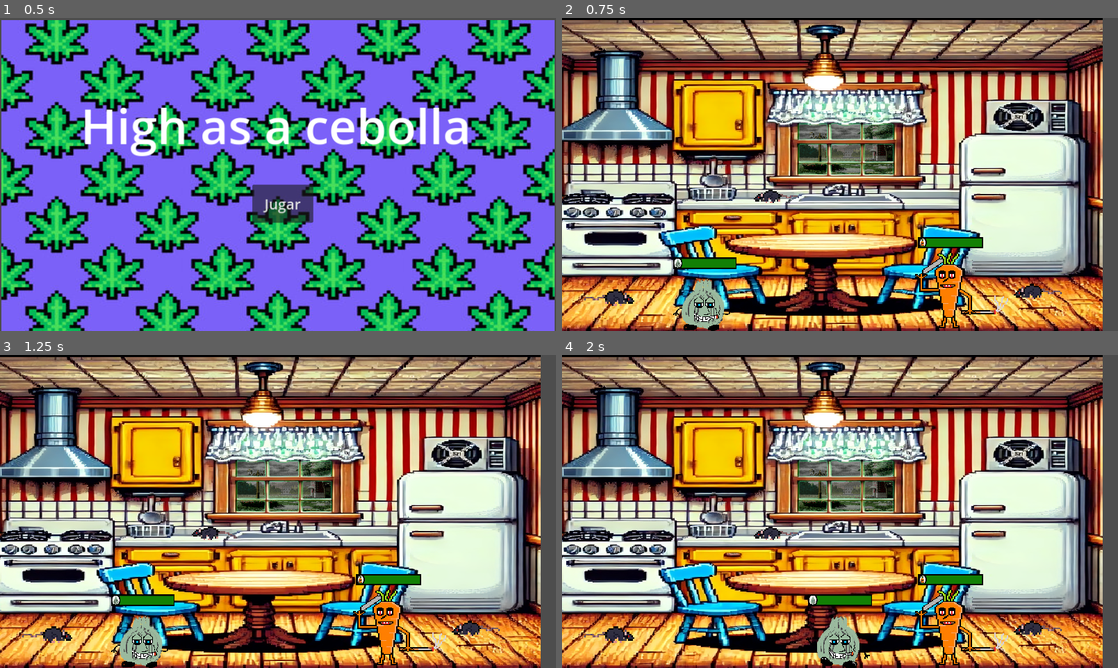
Above: before the commit, frames 1-4 (two rows, left to right).
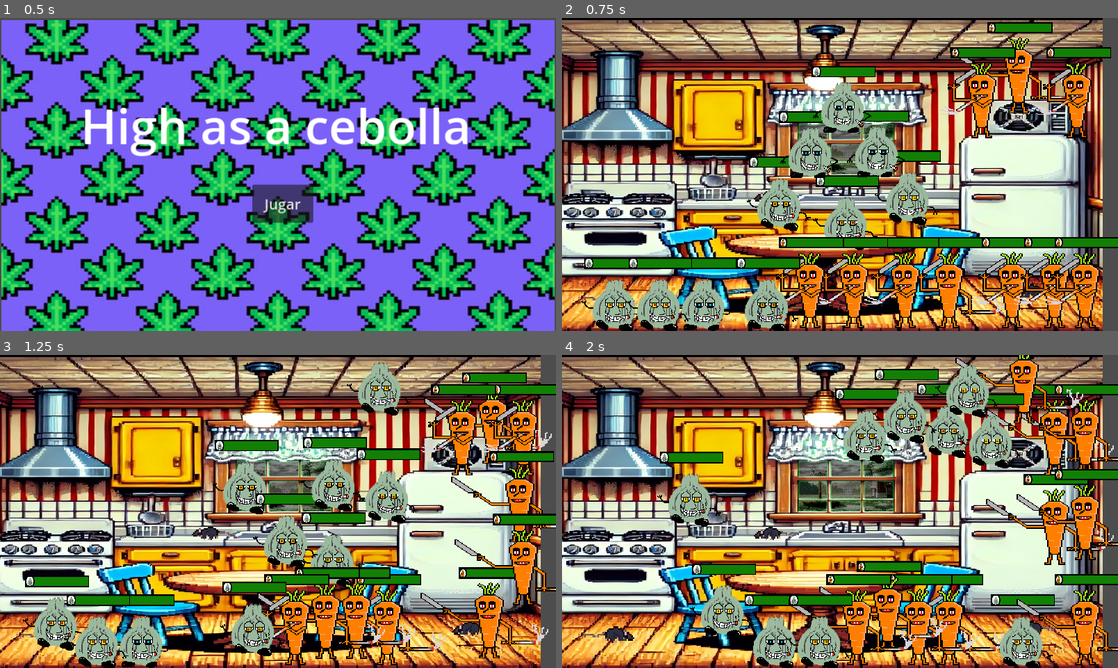
Above: after the commit, the same moments.

Repository: JhonOlivares26/Drugonion
Game: Godot game, scene res://mainMenu.tscn
Same seed, same stepped clock (60 frames per second), same inputs: the game is played once before the commit and once after it.
Inputs:
- Up to frame 1 (0.5 s): no input
- Up to frame 2 (0.75 s): click "Jugar" at 0.5 s
- Up to frame 3 (1.25 s): no input
- Up to frame 4 (2 s): hold D (move_right_player1) from 1.28 s (still down); tap V (hard_attack_player1) at 1.35 s; tap W (jump_player1) at 1.52 s; tap K (hard_attack_player2) at 1.55 s

Frame 1 is identical in both runs. In frame 2, 22% of the frame differs, in the area x 3-100%, y 1-100%; in frame 3, 22%; in frame 4, 23%, in the area x 17-100%, y 0-100%.

Commit message:
Prueba multiples objetos

Diff:
--- a/area_2d.tscn
+++ b/area_2d.tscn
@@ -23,6 +23,7 @@
 [ext_resource type="Texture2D" uid="uid://np7jambksrd6" path="res://art/HealthBar/progreso_barra.png" id="15_h1k4o"]
 [ext_resource type="Texture2D" uid="uid://ducqkev4vtvfx" path="res://art/Carrotcigar/CarrotCigar-hard-attack-move2.png" id="18_bheac"]
 [ext_resource type="Texture2D" uid="uid://dqh57tfeqak7" path="res://art/HealthBar/borde_barra_Cartotcigar.png" id="22_i01jj"]
+[ext_resource type="Script" path="res://drugonion_automatizado.gd" id="24_ti86g"]
 
 [sub_resource type="AtlasTexture" id="AtlasTexture_s6u3c"]
 atlas = ExtResource("1_dkalp")
@@ -392,3 +393,687 @@
 offset = Vector2(0, -120)
 zoom = Vector2(2, 2)
 position_smoothing_enabled = true
+
+[node name="Drugonion2" type="CharacterBody2D" parent="."]
+position = Vector2(-230, 15)
+scale = Vector2(0.5, 0.5)
+collision_layer = 3
+collision_mask = 3
+script = ExtResource("24_ti86g")
+
+[node name="AnimatedSprite2D" type="AnimatedSprite2D" parent="Drugonion2"]
+texture_filter = 1
+sprite_frames = SubResource("SpriteFrames_rpj6v")
+animation = &"light_attack"
+
+[node name="CollisionShape2D" type="CollisionShape2D" parent="Drugonion2"]
+position = Vector2(-1, -4.5)
+scale = Vector2(2, 2)
+shape = SubResource("CircleShape2D_er1de")
+
+[node name="HealthBar" type="TextureProgressBar" parent="Drugonion2"]
+offset_left = -66.0
+offset_top = -104.0
+offset_right = 234.0
+offset_bottom = -64.0
+scale = Vector2(0.440002, 0.599999)
+value = 50.0
+nine_patch_stretch = true
+texture_under = ExtResource("13_vioxn")
+texture_over = ExtResource("14_k7so5")
+texture_progress = ExtResource("15_h1k4o")
+
+[node name="Area2D" type="Area2D" parent="Drugonion2"]
+position = Vector2(18, 2)
+
+[node name="HitboxHardAttack" type="CollisionShape2D" parent="Drugonion2/Area2D"]
+position = Vector2(54, -4)
+scale = Vector2(1, -1.0133)
+shape = SubResource("CircleShape2D_065el")
+
+[node name="Drugonion3" type="CharacterBody2D" parent="."]
+position = Vector2(-63, -67)
+scale = Vector2(0.5, 0.5)
+collision_layer = 3
+collision_mask = 3
+script = ExtResource("24_ti86g")
+
+[node name="AnimatedSprite2D" type="AnimatedSprite2D" parent="Drugonion3"]
+texture_filter = 1
+sprite_frames = SubResource("SpriteFrames_rpj6v")
+animation = &"light_attack"
+
+[node name="CollisionShape2D" type="CollisionShape2D" parent="Drugonion3"]
+position = Vector2(-1, -4.5)
+scale = Vector2(2, 2)
+shape = SubResource("CircleShape2D_er1de")
+
+[node name="HealthBar" type="TextureProgressBar" parent="Drugonion3"]
+offset_left = -66.0
+offset_top = -104.0
+offset_right = 234.0
+offset_bottom = -64.0
+scale = Vector2(0.440002, 0.599999)
+value = 50.0
+nine_patch_stretch = true
+texture_under = ExtResource("13_vioxn")
+texture_over = ExtResource("14_k7so5")
+texture_progress = ExtResource("15_h1k4o")
+
+[node name="Area2D" type="Area2D" parent="Drugonion3"]
+position = Vector2(18, 2)
+
+[node name="HitboxHardAttack" type="CollisionShape2D" parent="Drugonion3/Area2D"]
+position = Vector2(54, -4)
+scale = Vector2(1, -1.0133)
+shape = SubResource("CircleShape2D_065el")
+
+[node name="Drugonion4" type="CharacterBody2D" parent="."]
+position = Vector2(6, -69)
+scale = Vector2(0.5, 0.5)
+collision_layer = 3
+collision_mask = 3
+script = ExtResource("24_ti86g")
+
+[node name="AnimatedSprite2D" type="AnimatedSprite2D" parent="Drugonion4"]
+texture_filter = 1
+sprite_frames = SubResource("SpriteFrames_rpj6v")
+animation = &"light_attack"
+
+[node name="CollisionShape2D" type="CollisionShape2D" parent="Drugonion4"]
+position = Vector2(-1, -4.5)
+scale = Vector2(2, 2)
+shape = SubResource("CircleShape2D_er1de")
+
+[node name="HealthBar" type="TextureProgressBar" parent="Drugonion4"]
+offset_left = -66.0
+offset_top = -104.0
+offset_right = 234.0
+offset_bottom = -64.0
+scale = Vector2(0.440002, 0.599999)
+value = 50.0
+nine_patch_stretch = true
+texture_under = ExtResource("13_vioxn")
+texture_over = ExtResource("14_k7so5")
+texture_progress = ExtResource("15_h1k4o")
+
+[node name="Area2D" type="Area2D" parent="Drugonion4"]
+position = Vector2(18, 2)
+
+[node name="HitboxHardAttack" type="CollisionShape2D" parent="Drugonion4/Area2D"]
+position = Vector2(54, -4)
+scale = Vector2(1, -1.0133)
+shape = SubResource("CircleShape2D_065el")
+
+[node name="Drugonion5" type="CharacterBody2D" parent="."]
+position = Vector2(70, -69)
+scale = Vector2(0.5, 0.5)
+collision_layer = 3
+collision_mask = 3
+script = ExtResource("24_ti86g")
+
+[node name="AnimatedSprite2D" type="AnimatedSprite2D" parent="Drugonion5"]
+texture_filter = 1
+sprite_frames = SubResource("SpriteFrames_rpj6v")
+animation = &"light_attack"
+
+[node name="CollisionShape2D" type="CollisionShape2D" parent="Drugonion5"]
+position = Vector2(-1, -4.5)
+scale = Vector2(2, 2)
+shape = SubResource("CircleShape2D_er1de")
+
+[node name="HealthBar" type="TextureProgressBar" parent="Drugonion5"]
+offset_left = -66.0
+offset_top = -104.0
+offset_right = 234.0
+offset_bottom = -64.0
+scale = Vector2(0.440002, 0.599999)
+value = 50.0
+nine_patch_stretch = true
+texture_under = ExtResource("13_vioxn")
+texture_over = ExtResource("14_k7so5")
+texture_progress = ExtResource("15_h1k4o")
+
+[node name="Area2D" type="Area2D" parent="Drugonion5"]
+position = Vector2(18, 2)
+
+[node name="HitboxHardAttack" type="CollisionShape2D" parent="Drugonion5/Area2D"]
+position = Vector2(54, -4)
+scale = Vector2(1, -1.0133)
+shape = SubResource("CircleShape2D_065el")
+
+[node name="Carrotcigar2" type="CharacterBody2D" parent="."]
+position = Vector2(150, 17)
+collision_layer = 3
+collision_mask = 3
+script = ExtResource("24_ti86g")
+
+[node name="AnimatedSprite2D" type="AnimatedSprite2D" parent="Carrotcigar2"]
+texture_filter = 1
+position = Vector2(22, -16)
+scale = Vector2(0.119999, 0.0800006)
+sprite_frames = SubResource("SpriteFrames_ndyul")
+animation = &"light_attack"
+
+[node name="CollisionShape2D" type="CollisionShape2D" parent="Carrotcigar2"]
+position = Vector2(27.8539, -12.1761)
+rotation = 1.5708
+shape = SubResource("RectangleShape2D_dd0ap")
+
+[node name="HealthBar" type="TextureProgressBar" parent="Carrotcigar2"]
+offset_left = -5.0
+offset_top = -74.0
+offset_right = 148.0
+offset_bottom = -53.0
+scale = Vector2(0.440002, 0.56)
+localize_numeral_system = false
+value = 50.0
+nine_patch_stretch = true
+texture_under = ExtResource("13_vioxn")
+texture_over = ExtResource("22_i01jj")
+texture_progress = ExtResource("15_h1k4o")
+
+[node name="Area2D" type="Area2D" parent="Carrotcigar2"]
+position = Vector2(-37, -7)
+
+[node name="HitboxHardAttack" type="CollisionShape2D" parent="Carrotcigar2/Area2D"]
+position = Vector2(45.076, -36.0414)
+rotation = -2.11185
+shape = SubResource("RectangleShape2D_cwimh")
+
+[node name="Carrotcigar3" type="CharacterBody2D" parent="."]
+position = Vector2(39, 17)
+collision_layer = 3
+collision_mask = 3
+script = ExtResource("24_ti86g")
+
+[node name="AnimatedSprite2D" type="AnimatedSprite2D" parent="Carrotcigar3"]
+texture_filter = 1
+position = Vector2(22, -16)
+scale = Vector2(0.119999, 0.0800006)
+sprite_frames = SubResource("SpriteFrames_ndyul")
+animation = &"light_attack"
+
+[node name="CollisionShape2D" type="CollisionShape2D" parent="Carrotcigar3"]
+position = Vector2(27.8539, -12.1761)
+rotation = 1.5708
+shape = SubResource("RectangleShape2D_dd0ap")
+
+[node name="HealthBar" type="TextureProgressBar" parent="Carrotcigar3"]
+offset_left = -5.0
+offset_top = -74.0
+offset_right = 148.0
+offset_bottom = -53.0
+scale = Vector2(0.440002, 0.56)
+localize_numeral_system = false
+value = 50.0
+nine_patch_stretch = true
+texture_under = ExtResource("13_vioxn")
+texture_over = ExtResource("22_i01jj")
+texture_progress = ExtResource("15_h1k4o")
+
+[node name="Area2D" type="Area2D" parent="Carrotcigar3"]
+position = Vector2(-37, -7)
+
+[node name="HitboxHardAttack" type="CollisionShape2D" parent="Carrotcigar3/Area2D"]
+position = Vector2(45.076, -36.0414)
+rotation = -2.11185
+shape = SubResource("RectangleShape2D_cwimh")
+
+[node name="Carrotcigar4" type="CharacterBody2D" parent="."]
+position = Vector2(156, -181)
+collision_layer = 3
+collision_mask = 3
+script = ExtResource("24_ti86g")
+
+[node name="AnimatedSprite2D" type="AnimatedSprite2D" parent="Carrotcigar4"]
+texture_filter = 1
+position = Vector2(22, -16)
+scale = Vector2(0.119999, 0.0800006)
+sprite_frames = SubResource("SpriteFrames_ndyul")
+animation = &"light_attack"
+
+[node name="CollisionShape2D" type="CollisionShape2D" parent="Carrotcigar4"]
+position = Vector2(27.8539, -12.1761)
+rotation = 1.5708
+shape = SubResource("RectangleShape2D_dd0ap")
+
+[node name="HealthBar" type="TextureProgressBar" parent="Carrotcigar4"]
+offset_left = -5.0
+offset_top = -74.0
+offset_right = 148.0
+offset_bottom = -53.0
+scale = Vector2(0.440002, 0.56)
+localize_numeral_system = false
+value = 50.0
+nine_patch_stretch = true
+texture_under = ExtResource("13_vioxn")
+texture_over = ExtResource("22_i01jj")
+texture_progress = ExtResource("15_h1k4o")
+
+[node name="Area2D" type="Area2D" parent="Carrotcigar4"]
+position = Vector2(-37, -7)
+
+[node name="HitboxHardAttack" type="CollisionShape2D" parent="Carrotcigar4/Area2D"]
+position = Vector2(45.076, -36.0414)
+rotation = -2.11185
+shape = SubResource("RectangleShape2D_cwimh")
+
+[node name="Carrotcigar5" type="CharacterBody2D" parent="."]
+position = Vector2(217, -182)
+collision_layer = 3
+collision_mask = 3
+script = ExtResource("24_ti86g")
+
+[node name="AnimatedSprite2D" type="AnimatedSprite2D" parent="Carrotcigar5"]
+texture_filter = 1
+position = Vector2(22, -16)
+scale = Vector2(0.119999, 0.0800006)
+sprite_frames = SubResource("SpriteFrames_ndyul")
+animation = &"light_attack"
+
+[node name="CollisionShape2D" type="CollisionShape2D" parent="Carrotcigar5"]
+position = Vector2(27.8539, -12.1761)
+rotation = 1.5708
+shape = SubResource("RectangleShape2D_dd0ap")
+
+[node name="HealthBar" type="TextureProgressBar" parent="Carrotcigar5"]
+offset_left = -5.0
+offset_top = -74.0
+offset_right = 148.0
+offset_bottom = -53.0
+scale = Vector2(0.440002, 0.56)
+localize_numeral_system = false
+value = 50.0
+nine_patch_stretch = true
+texture_under = ExtResource("13_vioxn")
+texture_over = ExtResource("22_i01jj")
+texture_progress = ExtResource("15_h1k4o")
+
+[node name="Area2D" type="Area2D" parent="Carrotcigar5"]
+position = Vector2(-37, -7)
+
+[node name="HitboxHardAttack" type="CollisionShape2D" parent="Carrotcigar5/Area2D"]
+position = Vector2(45.076, -36.0414)
+rotation = -2.11185
+shape = SubResource("RectangleShape2D_cwimh")
+
+[node name="Carrotcigar6" type="CharacterBody2D" parent="."]
+position = Vector2(202, 17)
+collision_layer = 3
+collision_mask = 3
+script = ExtResource("24_ti86g")
+
+[node name="AnimatedSprite2D" type="AnimatedSprite2D" parent="Carrotcigar6"]
+texture_filter = 1
+position = Vector2(22, -16)
+scale = Vector2(0.119999, 0.0800006)
+sprite_frames = SubResource("SpriteFrames_ndyul")
+animation = &"light_attack"
+
+[node name="CollisionShape2D" type="CollisionShape2D" parent="Carrotcigar6"]
+position = Vector2(27.8539, -12.1761)
+rotation = 1.5708
+shape = SubResource("RectangleShape2D_dd0ap")
+
+[node name="HealthBar" type="TextureProgressBar" parent="Carrotcigar6"]
+offset_left = -5.0
+offset_top = -74.0
+offset_right = 148.0
+offset_bottom = -53.0
+scale = Vector2(0.440002, 0.56)
+localize_numeral_system = false
+value = 50.0
+nine_patch_stretch = true
+texture_under = ExtResource("13_vioxn")
+texture_over = ExtResource("22_i01jj")
+texture_progress = ExtResource("15_h1k4o")
+
+[node name="Area2D" type="Area2D" parent="Carrotcigar6"]
+position = Vector2(-37, -7)
+
+[node name="HitboxHardAttack" type="CollisionShape2D" parent="Carrotcigar6/Area2D"]
+position = Vector2(45.076, -36.0414)
+rotation = -2.11185
+shape = SubResource("RectangleShape2D_cwimh")
+
+[node name="Carrotcigar7" type="CharacterBody2D" parent="."]
+position = Vector2(-14, 17)
+collision_layer = 3
+collision_mask = 3
+script = ExtResource("24_ti86g")
+
+[node name="AnimatedSprite2D" type="AnimatedSprite2D" parent="Carrotcigar7"]
+texture_filter = 1
+position = Vector2(22, -16)
+scale = Vector2(0.119999, 0.0800006)
+sprite_frames = SubResource("SpriteFrames_ndyul")
+animation = &"light_attack"
+
+[node name="CollisionShape2D" type="CollisionShape2D" parent="Carrotcigar7"]
+position = Vector2(27.8539, -12.1761)
+rotation = 1.5708
+shape = SubResource("RectangleShape2D_dd0ap")
+
+[node name="HealthBar" type="TextureProgressBar" parent="Carrotcigar7"]
+offset_left = -5.0
+offset_top = -74.0
+offset_right = 148.0
+offset_bottom = -53.0
+scale = Vector2(0.440002, 0.56)
+localize_numeral_system = false
+value = 50.0
+nine_patch_stretch = true
+texture_under = ExtResource("13_vioxn")
+texture_over = ExtResource("22_i01jj")
+texture_progress = ExtResource("15_h1k4o")
+
+[node name="Area2D" type="Area2D" parent="Carrotcigar7"]
+position = Vector2(-37, -7)
+
+[node name="HitboxHardAttack" type="CollisionShape2D" parent="Carrotcigar7/Area2D"]
+position = Vector2(45.076, -36.0414)
+rotation = -2.11185
+shape = SubResource("RectangleShape2D_cwimh")
+
+[node name="Carrotcigar8" type="CharacterBody2D" parent="."]
+position = Vector2(-60, 17)
+collision_layer = 3
+collision_mask = 3
+script = ExtResource("24_ti86g")
+
+[node name="AnimatedSprite2D" type="AnimatedSprite2D" parent="Carrotcigar8"]
+texture_filter = 1
+position = Vector2(22, -16)
+scale = Vector2(0.119999, 0.0800006)
+sprite_frames = SubResource("SpriteFrames_ndyul")
+animation = &"light_attack"
+
+[node name="CollisionShape2D" type="CollisionShape2D" parent="Carrotcigar8"]
+position = Vector2(27.8539, -12.1761)
+rotation = 1.5708
+shape = SubResource("RectangleShape2D_dd0ap")
+
+[node name="HealthBar" type="TextureProgressBar" parent="Carrotcigar8"]
+offset_left = -5.0
+offset_top = -74.0
+offset_right = 148.0
+offset_bottom = -53.0
+scale = Vector2(0.440002, 0.56)
+localize_numeral_system = false
+value = 50.0
+nine_patch_stretch = true
+texture_under = ExtResource("13_vioxn")
+texture_over = ExtResource("22_i01jj")
+texture_progress = ExtResource("15_h1k4o")
+
+[node name="Area2D" type="Area2D" parent="Carrotcigar8"]
+position = Vector2(-37, -7)
+
+[node name="HitboxHardAttack" type="CollisionShape2D" parent="Carrotcigar8/Area2D"]
+position = Vector2(45.076, -36.0414)
+rotation = -2.11185
+shape = SubResource("RectangleShape2D_cwimh")
+
+[node name="Carrotcigar9" type="CharacterBody2D" parent="."]
+position = Vector2(243, 17)
+collision_layer = 3
+collision_mask = 3
+script = ExtResource("24_ti86g")
+
+[node name="AnimatedSprite2D" type="AnimatedSprite2D" parent="Carrotcigar9"]
+texture_filter = 1
+position = Vector2(22, -16)
+scale = Vector2(0.119999, 0.0800006)
+sprite_frames = SubResource("SpriteFrames_ndyul")
+animation = &"light_attack"
+
+[node name="CollisionShape2D" type="CollisionShape2D" parent="Carrotcigar9"]
+position = Vector2(27.8539, -12.1761)
+rotation = 1.5708
+shape = SubResource("RectangleShape2D_dd0ap")
+
+[node name="HealthBar" type="TextureProgressBar" parent="Carrotcigar9"]
+offset_left = -5.0
+offset_top = -74.0
+offset_right = 148.0
+offset_bottom = -53.0
+scale = Vector2(0.440002, 0.56)
+localize_numeral_system = false
+value = 50.0
+nine_patch_stretch = true
+texture_under = ExtResource("13_vioxn")
+texture_over = ExtResource("22_i01jj")
+texture_progress = ExtResource("15_h1k4o")
+
+[node name="Area2D" type="Area2D" parent="Carrotcigar9"]
+position = Vector2(-37, -7)
+
+[node name="HitboxHardAttack" type="CollisionShape2D" parent="Carrotcigar9/Area2D"]
+position = Vector2(45.076, -36.0414)
+rotation = -2.11185
+shape = SubResource("RectangleShape2D_cwimh")
+
+[node name="Carrotcigar10" type="CharacterBody2D" parent="."]
+position = Vector2(118, -180)
+collision_layer = 3
+collision_mask = 3
+script = ExtResource("24_ti86g")
+
+[node name="AnimatedSprite2D" type="AnimatedSprite2D" parent="Carrotcigar10"]
+texture_filter = 1
+position = Vector2(22, -16)
+scale = Vector2(0.119999, 0.0800006)
+sprite_frames = SubResource("SpriteFrames_ndyul")
+animation = &"light_attack"
+
+[node name="CollisionShape2D" type="CollisionShape2D" parent="Carrotcigar10"]
+position = Vector2(27.8539, -12.1761)
+rotation = 1.5708
+shape = SubResource("RectangleShape2D_dd0ap")
+
+[node name="HealthBar" type="TextureProgressBar" parent="Carrotcigar10"]
+offset_left = -5.0
+offset_top = -74.0
+offset_right = 148.0
+offset_bottom = -53.0
+scale = Vector2(0.440002, 0.56)
+localize_numeral_system = false
+value = 50.0
+nine_patch_stretch = true
+texture_under = ExtResource("13_vioxn")
+texture_over = ExtResource("22_i01jj")
+texture_progress = ExtResource("15_h1k4o")
+
+[node name="Area2D" type="Area2D" parent="Carrotcigar10"]
+position = Vector2(-37, -7)
+
+[node name="HitboxHardAttack" type="CollisionShape2D" parent="Carrotcigar10/Area2D"]
+position = Vector2(45.076, -36.0414)
+rotation = -2.11185
+shape = SubResource("RectangleShape2D_cwimh")
+
+[node name="Drugonion6" type="CharacterBody2D" parent="."]
+position = Vector2(-177, 16)
+scale = Vector2(0.5, 0.5)
+collision_layer = 3
+collision_mask = 3
+script = ExtResource("24_ti86g")
+
+[node name="AnimatedSprite2D" type="AnimatedSprite2D" parent="Drugonion6"]
+texture_filter = 1
+sprite_frames = SubResource("SpriteFrames_rpj6v")
+animation = &"light_attack"
+
+[node name="CollisionShape2D" type="CollisionShape2D" parent="Drugonion6"]
+position = Vector2(-1, -4.5)
+scale = Vector2(2, 2)
+shape = SubResource("CircleShape2D_er1de")
+
+[node name="HealthBar" type="TextureProgressBar" parent="Drugonion6"]
+offset_left = -66.0
+offset_top = -104.0
+offset_right = 234.0
+offset_bottom = -64.0
+scale = Vector2(0.440002, 0.599999)
+value = 50.0
+nine_patch_stretch = true
+texture_under = ExtResource("13_vioxn")
+texture_over = ExtResource("14_k7so5")
+texture_progress = ExtResource("15_h1k4o")
+
+[node name="Area2D" type="Area2D" parent="Drugonion6"]
+position = Vector2(18, 2)
+
+[node name="HitboxHardAttack" type="CollisionShape2D" parent="Drugonion6/Area2D"]
+position = Vector2(54, -4)
+scale = Vector2(1, -1.0133)
+shape = SubResource("CircleShape2D_065el")
+
+[node name="Drugonion7" type="CharacterBody2D" parent="."]
+position = Vector2(-76, 18)
+scale = Vector2(0.5, 0.5)
+collision_layer = 3
+collision_mask = 3
+script = ExtResource("24_ti86g")
+
+[node name="AnimatedSprite2D" type="AnimatedSprite2D" parent="Drugonion7"]
+texture_filter = 1
+sprite_frames = SubResource("SpriteFrames_rpj6v")
+animation = &"light_attack"
+
+[node name="CollisionShape2D" type="CollisionShape2D" parent="Drugonion7"]
+position = Vector2(-1, -4.5)
+scale = Vector2(2, 2)
+shape = SubResource("CircleShape2D_er1de")
+
+[node name="HealthBar" type="TextureProgressBar" parent="Drugonion7"]
+offset_left = -66.0
+offset_top = -104.0
+offset_right = 234.0
+offset_bottom = -64.0
+scale = Vector2(0.440002, 0.599999)
+value = 50.0
+nine_patch_stretch = true
+texture_under = ExtResource("13_vioxn")
+texture_over = ExtResource("14_k7so5")
+texture_progress = ExtResource("15_h1k4o")
+
+[node name="Area2D" type="Area2D" parent="Drugonion7"]
+position = Vector2(18, 2)
+
+[node name="HitboxHardAttack" type="CollisionShape2D" parent="Drugonion7/Area2D"]
+position = Vector2(54, -4)
+scale = Vector2(1, -1.0133)
+shape = SubResource("CircleShape2D_065el")
+
+[node name="Drugonion8" type="CharacterBody2D" parent="."]
+position = Vector2(37, -143)
+scale = Vector2(0.5, 0.5)
+collision_layer = 3
+collision_mask = 3
+script = ExtResource("24_ti86g")
+
+[node name="AnimatedSprite2D" type="AnimatedSprite2D" parent="Drugonion8"]
+texture_filter = 1
+sprite_frames = SubResource("SpriteFrames_rpj6v")
+animation = &"light_attack"
+
+[node name="CollisionShape2D" type="CollisionShape2D" parent="Drugonion8"]
+position = Vector2(-1, -4.5)
+scale = Vector2(2, 2)
+shape = SubResource("CircleShape2D_er1de")
+
+[node name="HealthBar" type="TextureProgressBar" parent="Drugonion8"]
+offset_left = -66.0
+offset_top = -104.0
+offset_right = 234.0
+offset_bottom = -64.0
+scale = Vector2(0.440002, 0.599999)
+value = 50.0
+nine_patch_stretch = true
+texture_under = ExtResource("13_vioxn")
+texture_over = ExtResource("14_k7so5")
+texture_progress = ExtResource("15_h1k4o")
+
+[node name="Area2D" type="Area2D" parent="Drugonion8"]
+position = Vector2(18, 2)
+
+[node name="HitboxHardAttack" type="CollisionShape2D" parent="Drugonion8/Area2D"]
+position = Vector2(54, -4)
+scale = Vector2(1, -1.0133)
+shape = SubResource("CircleShape2D_065el")
+
+[node name="Drugonion9" type="CharacterBody2D" parent="."]
+position = Vector2(-32, -142)
+scale = Vector2(0.5, 0.5)
+collision_layer = 3
+collision_mask = 3
+script = ExtResource("24_ti86g")
+
+[node name="AnimatedSprite2D" type="AnimatedSprite2D" parent="Drugonion9"]
+texture_filter = 1
+sprite_frames = SubResource("SpriteFrames_rpj6v")
+animation = &"light_attack"
+
+[node name="CollisionShape2D" type="CollisionShape2D" parent="Drugonion9"]
+position = Vector2(-1, -4.5)
+scale = Vector2(2, 2)
+shape = SubResource("CircleShape2D_er1de")
+
+[node name="HealthBar" type="TextureProgressBar" parent="Drugonion9"]
+offset_left = -66.0
+offset_top = -104.0
+offset_right = 234.0
+offset_bottom = -64.0
+scale = Vector2(0.440002, 0.599999)
+value = 50.0
+nine_patch_stretch = true
+texture_under = ExtResource("13_vioxn")
+texture_over = ExtResource("14_k7so5")
+texture_progress = ExtResource("15_h1k4o")
+
+[node name="Area2D" type="Area2D" parent="Drugonion9"]
+position = Vector2(18, 2)
+
+[node name="HitboxHardAttack" type="CollisionShape2D" parent="Drugonion9/Area2D"]
+position = Vector2(54, -4)
+scale = Vector2(1, -1.0133)
+shape = SubResource("CircleShape2D_065el")
+
+[node name="Drugonion10" type="CharacterBody2D" parent="."]
+position = Vector2(2, -189)
+scale = Vector2(0.5, 0.5)
+collision_layer = 3
+collision_mask = 3
+script = ExtResource("24_ti86g")
+
+[node name="AnimatedSprite2D" type="AnimatedSprite2D" parent="Drugonion10"]
+texture_filter = 1
+sprite_frames = SubResource("SpriteFrames_rpj6v")
+animation = &"light_attack"
+
+[node name="CollisionShape2D" type="CollisionShape2D" parent="Drugonion10"]
+position = Vector2(-1, -4.5)
+scale = Vector2(2, 2)
+shape = SubResource("CircleShape2D_er1de")
+
+[node name="HealthBar" type="TextureProgressBar" parent="Drugonion10"]
+offset_left = -66.0
+offset_top = -104.0
+offset_right = 234.0
+offset_bottom = -64.0
+scale = Vector2(0.440002, 0.599999)
+value = 50.0
+nine_patch_stretch = true
+texture_under = ExtResource("13_vioxn")
+texture_over = ExtResource("14_k7so5")
+texture_progress = ExtResource("15_h1k4o")
+
+[node name="Area2D" type="Area2D" parent="Drugonion10"]
+position = Vector2(18, 2)
+
+[node name="HitboxHardAttack" type="CollisionShape2D" parent="Drugonion10/Area2D"]
+position = Vector2(54, -4)
+scale = Vector2(1, -1.0133)
+shape = SubResource("CircleShape2D_065el")
--- /dev/null
+++ b/drugonion_automatizado.gd
@@ -0,0 +1,94 @@
+extends CharacterBody2D
+
+@export var speed: float = 100.0
+@export var jump_force: float = -400.0
+@export var gravity: float = 550
+@export var max_health: int = 100
+@export var attack_damage_light: int = 10
+@export var attack_damage_heavy: int = 20
+@export var patrol_distance: float = 300.0  # Distancia máxima antes de girar
+
+var current_health: int
+var can_attack: bool = true
+var direction: int = 1  # 1 = derecha, -1 = izquierda
+var start_position: Vector2
+
+@onready var sprite = $AnimatedSprite2D
+@onready var health_bar = $HealthBar
+@onready var hitbox = $Area2D
+@onready var hitbox_shape = $Area2D/HitboxHardAttack
+
+func _ready():
+	add_to_group("fighters")
+	current_health = max_health
+	health_bar.value = current_health
+	hitbox.monitoring = false
+	hitbox_shape.set_deferred("disabled", true)
+	hitbox.monitorable = true
+	start_position = global_position  # Guardamos la posición inicial
+
+func _physics_process(delta):
+	# Aplicar gravedad si no está en el suelo
+	if not is_on_floor():
+		velocity.y += gravity * delta
+
+	# Patrullar automáticamente (cambiar de dirección si llega al límite)
+	if abs(global_position.x - start_position.x) > patrol_distance:
+		direction *= -1  # Cambiar dirección
+		sprite.flip_h = direction < 0
+
+	# Movimiento automático
+	velocity.x = direction * speed
+
+	# Pequeña probabilidad de saltar (para hacerlo más dinámico)
+	if is_on_floor() and randi_range(0, 100) < 3:
+		velocity.y = jump_force
+		sprite.play("jump")
+
+	# Elegir animación
+	if is_on_floor():
+		if velocity.x == 0:
+			sprite.play("idle")
+		else:
+			sprite.play("walk")
+
+	move_and_slide()
+
+func attack(type):
+	can_attack = false
+	hitbox.monitoring = true
+	hitbox_shape.set_deferred("disabled", false)
+	print("✅ Hitbox activada")
+
+	if type == "light":
+		sprite.play("light_attack")
+		await get_tree().create_timer(0.2).timeout
+	elif type == "hard":
+		sprite.play("hard_attack")
+		await get_tree().create_timer(0.4).timeout
+
+	hitbox.monitoring = false
+	hitbox_shape.set_deferred("disabled", true)
+	print("❌ Hitbox desactivada")
+	can_attack = true
+
+func _on_Area2D_area_entered(area):
+	if area and area.owner != self and area.owner.is_in_group("fighters"):
+		print("⚡ Hitbox detectó algo:", area.owner.name)
+		if can_attack:
+			var attack_type = "light" if randi() % 2 == 0 else "hard"
+			attack(attack_type)
+			var damage = attack_damage_light if attack_type == "light" else attack_damage_heavy
+			print("🔥 Golpeando a", area.owner.name, "con", damage, "de daño")
+			area.owner.take_damage(damage)
+
+func take_damage(amount: int):
+	current_health -= amount
+	health_bar.value = current_health
+	print("💥 Me atacaron, vida restante:", current_health)
+	if current_health <= 0:
+		die()
+
+func die():
+	print("💀", name, "ha muerto")
+	queue_free()
Not shown: 1 places in area_2d.tscn that only renumber resources
